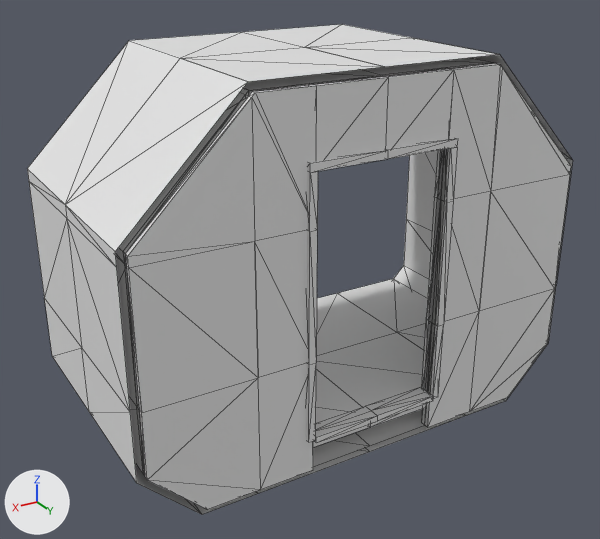
The glTF model space/src/main/resources/assets/jsspace/jsmodels/ship/small_corridor.gltf, before and after one commit.
Before and after are seen from a camera (50 mm lens) standing at (3.3, 4.42, 3.92) and looking at (0.11, -0.89, 1.26). The axes (+X, +Y, +Z) are drawn at lower left. The lights are the same throughout. The first picture is the older version. Mesh edges are drawn as thin lines. Where no turn or scale is listed for an object, it has been applied to the vertices.

Names of what the first picture shows: 'c_-1_0_0', 'c_-1_1_0', 'c_-1_2_0', 'c_-2_0_0', 'c_-2_1_0', 'c_0_0_0', 'c_0_1_0', 'c_0_2_0', 'c_1_0_0', 'c_1_1_0', 'c_1_2_0', 'c_1_2_1' and 8 more.
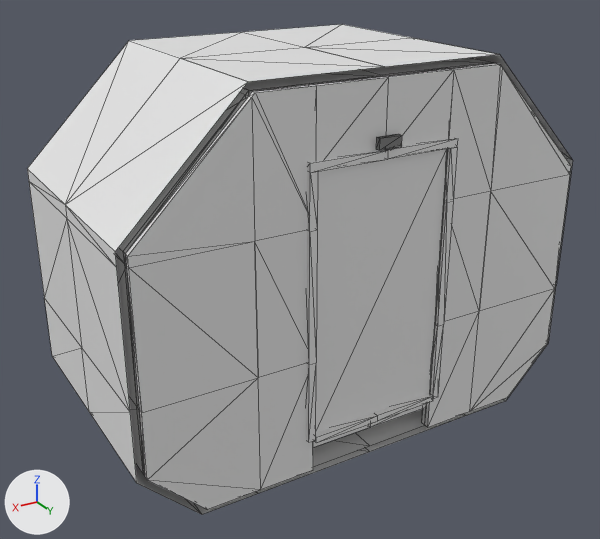
Location of each change, [x1, y1, x2, y2] in pixels of the pictures (600 x 539 px):
'door_leaf', added: after [316, 149, 447, 433]
'door_lamp_open', added: after [376, 134, 402, 150]
'c_-2_0_1', unchanged, covered by the edit: before [338, 219, 432, 332]
'c_-1_0_1', unchanged, covered by the edit: before [316, 293, 396, 356]
'c_-2_1_1', unchanged, covered by the edit: before [406, 150, 438, 231]

What changed in the scene script:
```text
Add me_door_lamp_open:
    me_door_lamp_open.from_pydata(...)  # a box spanning x -0.09..0.09, y 0.06..0.1, z -0.04..0.04; a box spanning x -0.09..0.09, y -0.1..-0.06, z -0.04..0.04
Add me_door_leaf:
    me_door_leaf.from_pydata(...)  # a box spanning x -0.55..0.55, y -0.04..0.04, z -1.02..1.02
Add ob_door_lamp_open:
    ob_door_lamp_open = bpy.data.objects.new('door_lamp_open', me_door_lamp_open)
    ob_door_lamp_open.location = (0.0, 0.0, 2.52)
Add ob_door_leaf:
    ob_door_leaf = bpy.data.objects.new('door_leaf', me_door_leaf)
    ob_door_leaf.location = (0.0, 0.0, 1.375)
```
